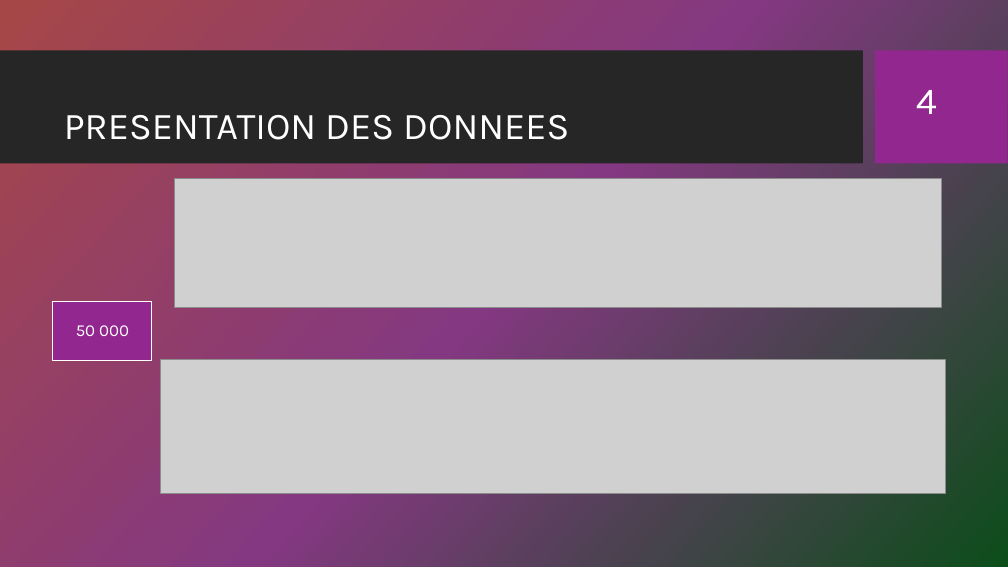
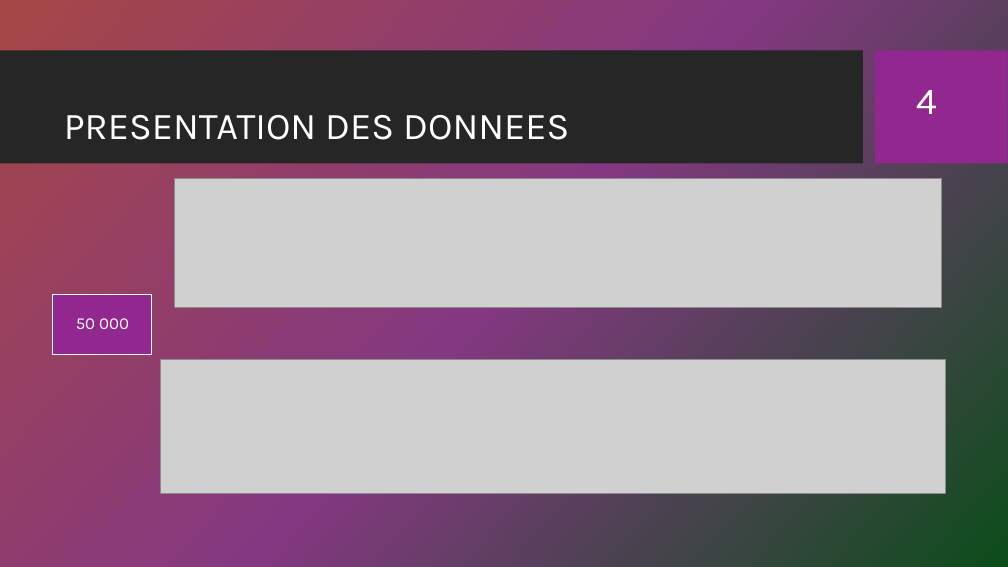
Before and after one commit to bachir151/Cat-gorisez-automatiquement-des-questions, a slide deck: slide 4 of Diedhiou_Ahmed_4_Presentation_072023.pptx. Drawn at 1008x567 pixels with LibreOffice and Linux fonts; fonts in the diff are those of the drawing; grey boxes stand for pictures; background and template pictures are left out. Boxes give left, top, right and bottom in pixels: in the first picture for what was removed or moved away, otherwise in the second. Text is boxed around its words. In the diff, an @@ line names an element or a change of style, - is before the commit and + after.

```diff
--- a/Diedhiou_Ahmed_4_Presentation_072023.pptx
+++ b/Diedhiou_Ahmed_4_Presentation_072023.pptx
@@ text "50 000": place and size @@
-text "50 000" at [76, 325, 129, 336]
+text "50 000" at [76, 318, 129, 329]
@@ rectangle: place and size @@
-rectangle at [53, 302, 152, 361]
+rectangle at [53, 295, 152, 354]
```
Also in this commit, not shown: 6 other slides changed.
